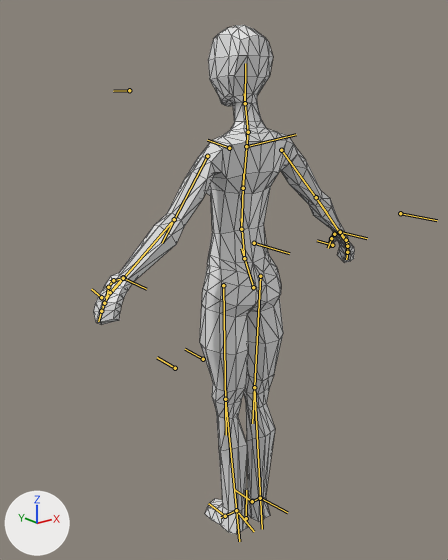
Before and after pictures for a commit that changed the glTF model assets/models/player.gltf.
Camera for both pictures: a 50 mm camera at (-1.144, -1.312, 1.375) aimed at (-0.022, 0.09, 0.815). The lights are fixed; the arrows at lower left show +X, +Y and +Z. The bones that bend it are drawn over the model as lines. Mesh edges are drawn as thin lines.

Objects in the first picture: 'Model'.
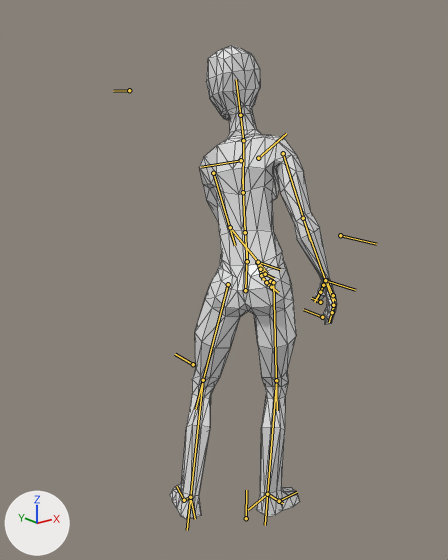
The newer file adds an action. The first version stands in its rest pose; the second is drawn at frame 11 of the action '10SwingSword.Left'.

Location of each change, (x1, y1, x2, y2) in pixels of the pictures (448 x 560 px):
'Model', posed (36% narrower, 7% shorter): before (94, 25, 354, 534); after (170, 46, 337, 519)
bone 'spine', root to tip: before (253, 287) to (241, 248); after (245, 290) to (247, 252)
bone 'spine.001', root to tip: before (244, 258) to (241, 218); after (247, 261) to (244, 222)
bone 'spine.002', root to tip: before (241, 229) to (243, 173); after (245, 232) to (242, 178)
bone 'spine.003', root to tip: before (243, 188) to (248, 131); after (243, 192) to (243, 139)
bone 'spine.004', root to tip: before (248, 132) to (244, 93); after (243, 140) to (239, 106)
bone 'spine.005', root to tip: before (245, 103) to (245, 63); after (240, 115) to (236, 79)
bone 'shoulder.L', root to tip: before (229, 148) to (207, 140); after (241, 160) to (201, 167)
bone 'upper_arm.L', root to tip: before (207, 156) to (162, 243); after (213, 173) to (235, 245)
bone 'forearm.L', root to tip: before (174, 219) to (106, 298); after (230, 227) to (267, 273)
bone 'hand.L', root to tip: before (123, 277) to (105, 297); after (257, 262) to (263, 280)
bone 'forearm.L.001', root to tip: before (124, 278) to (110, 281); after (258, 262) to (261, 271)
bone 'upper_arm.R', root to tip: before (281, 150) to (327, 213); after (283, 153) to (310, 241)
bone 'forearm.R', root to tip: before (316, 197) to (347, 243); after (303, 218) to (333, 301)
bone 'thigh.L', root to tip: before (223, 285) to (226, 435); after (228, 284) to (195, 409)
bone 'shin.L', root to tip: before (225, 399) to (239, 541); after (203, 380) to (187, 530)
bone 'thigh.R', root to tip: before (260, 276) to (252, 423); after (273, 282) to (277, 410)
bone 'shin.R', root to tip: before (254, 387) to (262, 529); after (276, 380) to (265, 525)
bone 'shinIK.L', root to tip: before (236, 510) to (254, 531); after (190, 497) to (195, 519)
bone 'shinIK.R', root to tip: before (260, 498) to (287, 512); after (267, 494) to (248, 510)
bone 'forearmIK.L', root to tip: before (123, 278) to (146, 289); after (258, 262) to (280, 269)
bone 'forearmIK.R', root to tip: before (340, 232) to (367, 238); after (325, 280) to (355, 290)

What the commit changed:
Bone 'spine' (bone_spine) moves from (0.0, 0.0, 0.0) to (-0.002, 0.0, 0.055).
Bone 'spine' (bone_spine) turns from (0, 0, 0) to (-8, -54, 27) degrees about its own x, y and z.
Bone 'spine.001' (bone_spine_001) turns from (0, 0, 0) to (2, 0, 0) degrees about its own x, y and z.
Bone 'spine.002' (bone_spine_002) turns from (0, 0, 0) to (11, 0, 0) degrees about its own x, y and z.
Bone 'spine.003' (bone_spine_003) turns from (0, 0, 0) to (11, -14, -1) degrees about its own x, y and z.
Bone 'spine.004' (bone_spine_004) turns from (0, 0, 0) to (-39, 51, -37) degrees about its own x, y and z.
Bone 'spine.005' (bone_spine_005) turns from (0, 0, 0) to (-1, -1, -6) degrees about its own x, y and z.
Bone 'shoulder.L' (bone_shoulder_l) turns from (0, 0, 0) to (-13, 11, -30) degrees about its own x, y and z.
Bone 'upper_arm.L' (bone_upper_arm_l) moves from (0.0, 0.0, 0.0) to (-0.025, -0.018, 0.005).
Bone 'upper_arm.L' (bone_upper_arm_l) turns from (0, 0, 0) to (50, 3, 9) degrees about its own x, y and z.
Bone 'forearm.L' (bone_forearm_l) turns from (0, 0, 0) to (7, 0, 3) degrees about its own x, y and z.
Bone 'hand.L' (bone_hand_l) moves from (0.0, 0.0, 0.0) to (0.002, 0.0, -0.003).
Bone 'hand.L' (bone_hand_l) turns from (0, 0, 0) to (-99, -72, 45) degrees about its own x, y and z.
Bone 'forearm.L.001' (bone_forearm_l_001) turns from (0, 0, 0) to (-74, -20, 84) degrees about its own x, y and z.
Bone 'upper_arm.R' (bone_upper_arm_r) turns from (0, 0, 0) to (19, -42, 11) degrees about its own x, y and z.
Bone 'forearm.R' (bone_forearm_r) turns from (0, 0, 0) to (9, 0, -5) degrees about its own x, y and z.
Bone 'thigh.L' (bone_thigh_l) turns from (0, 0, 0) to (-8, -36, -21) degrees about its own x, y and z.
Bone 'shin.L' (bone_shin_l) turns from (0, 0, 0) to (21, 0, -2) degrees about its own x, y and z.
Bone 'thigh.R' (bone_thigh_r) turns from (0, 0, 0) to (-14, 3, -8) degrees about its own x, y and z.
Bone 'shin.R' (bone_shin_r) turns from (0, 0, 0) to (17, 0, 1) degrees about its own x, y and z.
Bone 'shinIK.L' (bone_shinik_l) moves from (0.0, 0.0, 0.0) to (0.135, -0.181, 0.0).
Bone 'shinIK.L' (bone_shinik_l) turns from (0, 0, 0) to (-1, 0, -18) degrees about its own x, y and z.
Bone 'shinIK.R' (bone_shinik_r) moves from (0.0, 0.0, 0.0) to (-0.043, 0.008, 0.002).
Bone 'shinIK.R' (bone_shinik_r) turns from (0, 0, 0) to (2, 1, -87) degrees about its own x, y and z.
Bone 'forearmIK.L' (bone_forearmik_l) moves from (0.0, 0.0, 0.0) to (0.689, -0.343, -0.643).
Bone 'forearmIK.R' (bone_forearmik_r) moves from (0.0, 0.0, 0.0) to (-0.278, 0.226, -0.211).
